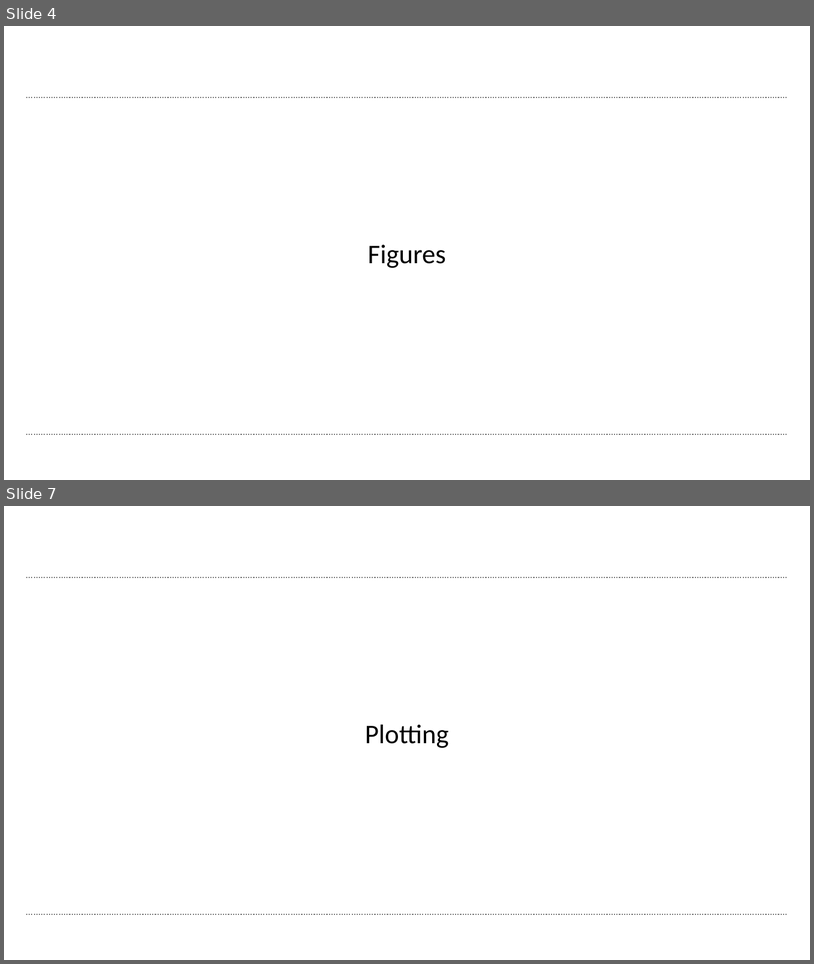
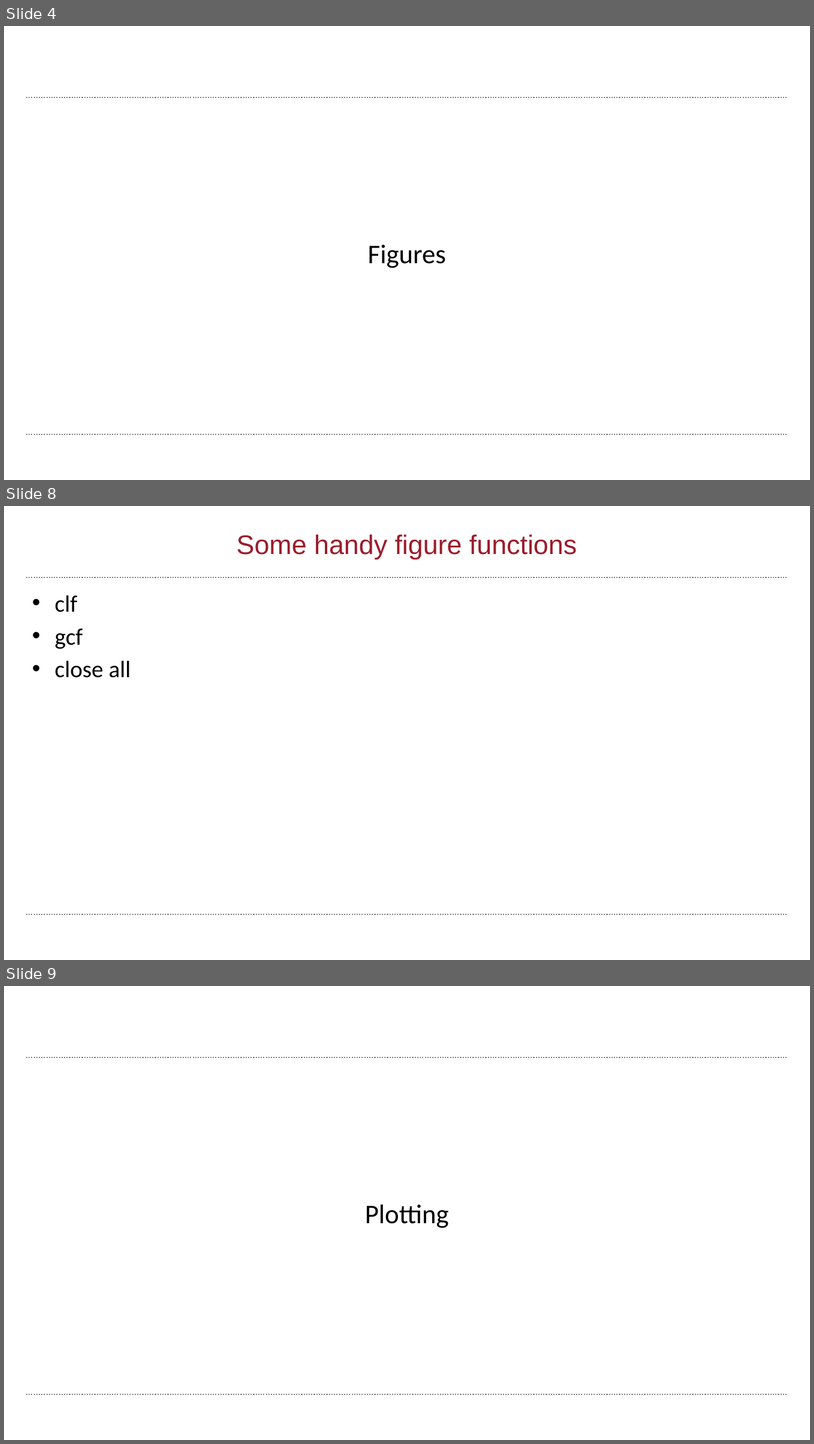
Before and after one commit to wbif-bristol/MATLAB-course, a slide deck: Session 4 - Figures and plotting/MATLAB Session 4.pptx. Shown one above the other, each under a label of ours: slides 4 and 7 before the commit, slides 4, 8 and 9 after it; the slides between them are not shown. The pictures are 814x964 and 814x1444 pixels, drawn with LibreOffice and Linux fonts; fonts in the diff are those of the drawing; background and template pictures are left out. Boxes give left, top, right and bottom in pixels: in the first picture for what was removed or moved away, otherwise in the second. Text is boxed around its words. In the diff, an @@ line names an element or a change of style, - is before the commit and + after.

```diff
--- a/Session 4 - Figures and plotting/MATLAB Session 4.pptx
+++ b/Session 4 - Figures and plotting/MATLAB Session 4.pptx
@@ slide 8 added at <box>4,506,810,960</box>, background #FFFFFF; not listed: 2 template elements that a slide beside it also shows @@
@@ title added at <box>237,534,577,559</box>, 32 pt, text #9A1D2B @@
+Some handy figure functions
@@ text added at <box>55,595,131,678</box>, 28 pt, text #000000 @@
+• clf
+• gcf
+• close all
@@ what was slide 7 is now slide 9 @@
```
Also in this commit, not shown: 1 slide changed, 3 other slides added, 1 slide removed.
